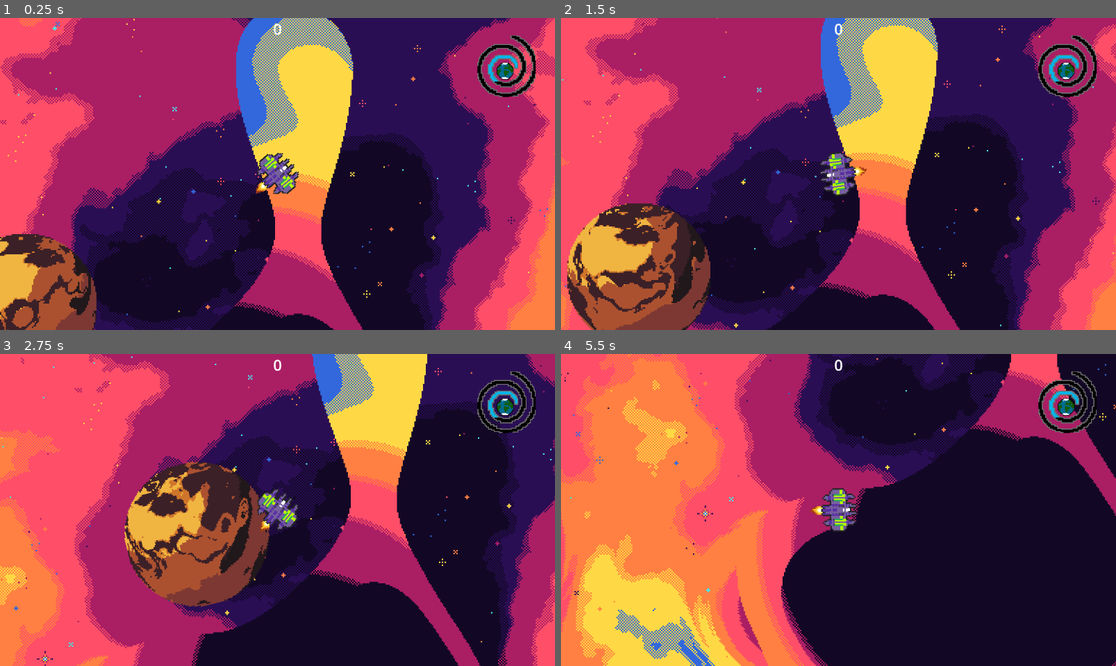
Above: before the commit, frames 1-4 (two rows, left to right).
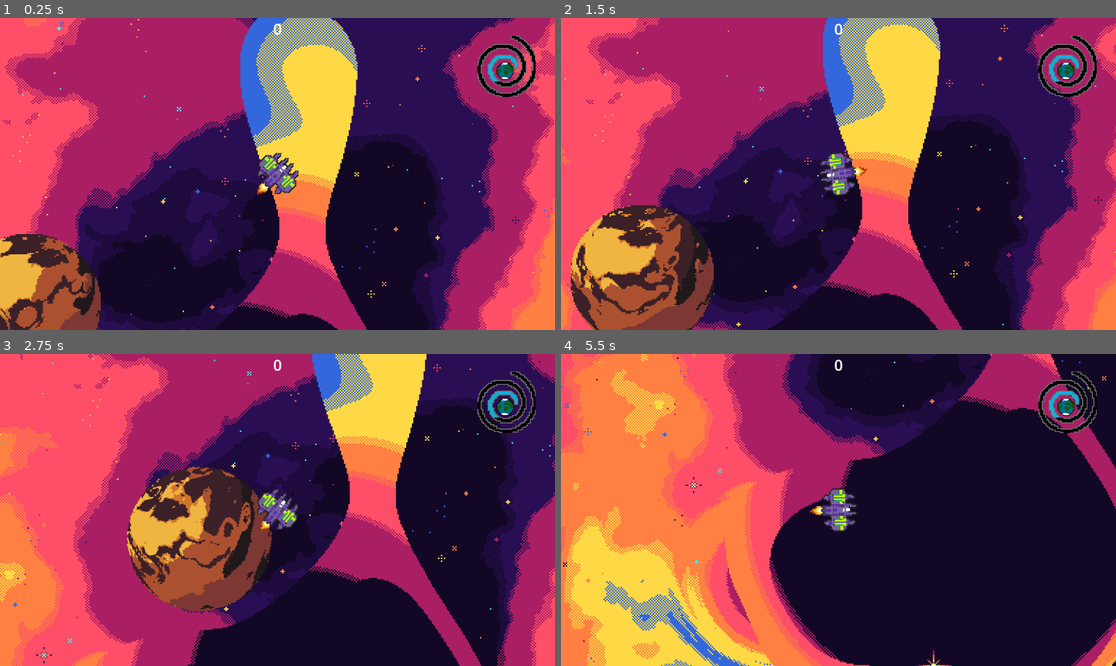
Above: after the commit, the same moments.

Repository: Likvik89/Planetslinger
Game: Godot game, scene res://Scenes/spaece.tscn
The game is run twice, just before and just after one commit, with the same random seed, the same clock (stepped at 60 frames per second) and the same inputs.
Inputs (mouse positions are in pixels of both pictures, inside the frame that each line leads up to):
- Up to frame 1 (0.25 s): no input
- Up to frame 2 (1.5 s): move the mouse to (960, 158) at 0.52 s; hold D (rotate_right) 0.53-1.28 s; hold Space (Repulse) 0.53-1.28 s; move the mouse to (727, 189) at 1.27 s; hold E (gravitydown) from 1.28 s (still down); tap Shift (move_boost) at 1.35 s
- Up to frame 3 (2.75 s): move the mouse to (333, 441) at 2.02 s; release E (gravitydown) at 2.03 s; hold D (rotate_right) from 2.03 s (still down); hold Z (stop) from 2.03 s (still down)
- Up to frame 4 (5.5 s): move the mouse to (810, 572) at 2.77 s; release D (rotate_right) at 2.78 s; release Z (stop) at 2.78 s; hold Q (gravityup) 2.78-3.53 s; tap Space (Repulse) at 2.85 s; move the mouse to (1005, 556) at 3.52 s; hold Shift (move_boost) 3.53-4.28 s; hold A (rotate_left) 3.53-5.03 s; move the mouse to (672, 463) at 4.27 s; tap Z (stop) at 4.35 s; move the mouse to (866, 510) at 5.02 s; hold E (gravitydown) from 5.03 s (still down); hold Space (Repulse) from 5.03 s (still down)

The runs differ from the first frame. In frame 1, 18% of the frame differs, in the area x 0-100%, y 0-100%; in frame 2, 14%; in frame 3, 14%; in frame 4, 27%.

Commit message:
spawns planets at start

Diff:
--- a/Scenes/spaece.tscn
+++ b/Scenes/spaece.tscn
@@ -5,7 +5,7 @@
 [ext_resource type="PackedScene" uid="uid://d166e7r2yvule" path="res://Scenes/planet.tscn" id="3_1lsuq"]
 [ext_resource type="PackedScene" uid="uid://bj7xlge1lg0jp" path="res://Scenes/Playership.tscn" id="4_nh8i3"]
 [ext_resource type="PackedScene" uid="uid://c2l0lmddivget" path="res://Scenes/enemyspawner.tscn" id="5_pritn"]
-[ext_resource type="PackedScene" uid="uid://gbcf4kpqno52" path="res://Scenes/UI.tscn" id="6_piu2p"]
+[ext_resource type="PackedScene" uid="uid://gbcf4kpqno52" path="res://Scenes/ui.tscn" id="6_piu2p"]
 
 [sub_resource type="TileSetAtlasSource" id="TileSetAtlasSource_7n38p"]
 texture = ExtResource("2_iutna")
@@ -20,6 +20,7 @@
 
 [node name="Spaæece" type="Node2D"]
 script = ExtResource("1_8xrhg")
+planet = ExtResource("3_1lsuq")
 
 [node name="Background(s)" type="Node2D" parent="."]
 
@@ -31,7 +32,7 @@
 offset_left = -3848.0
 offset_top = -3674.0
 offset_right = 3942.0
-offset_bottom = 3719.0
+offset_bottom = 3847.0
 texture = ExtResource("2_iutna")
 stretch_mode = 1
 
@@ -72,6 +73,7 @@
 
 [node name="Playership" parent="Enemyspawner" instance=ExtResource("4_nh8i3")]
 unique_name_in_owner = true
+position = Vector2(-3, 0)
 
 [node name="UI" parent="Enemyspawner" instance=ExtResource("6_piu2p")]
 unique_name_in_owner = true
--- a/Scripts/space.gd
+++ b/Scripts/space.gd
@@ -1,4 +1,30 @@
 extends Node2D
+
+@export var planet : PackedScene
+var spawnamount = randi_range(10,20)
+
+func spawn():
+	var spawn = planet.instantiate()
+	var spawndistance = randi_range(500.0,2700.0)
+	var spawnangle = randi_range(0.0,360.0)
+	var direction = Vector2(cos(spawnangle), sin(spawnangle))
+	var spawnposition = Vector2(direction*spawndistance)
+
+
+	spawn.position = spawnposition
+	add_child(spawn)
+
+
+func _ready():
+	for i in range(spawnamount):
+		spawn()
+
+
+
+
+
+
+
 
 #Old gravity calculation
 func x_ready():
